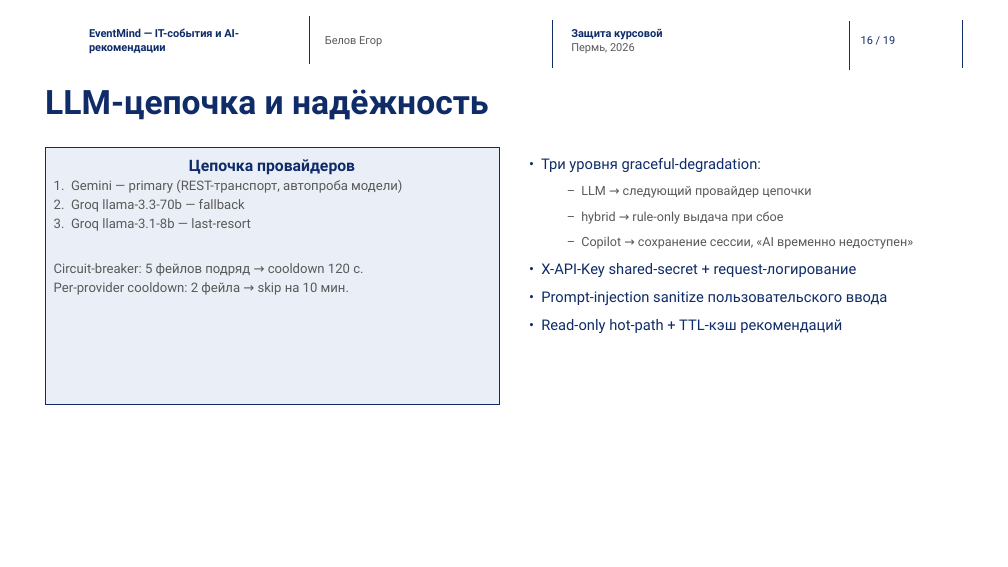
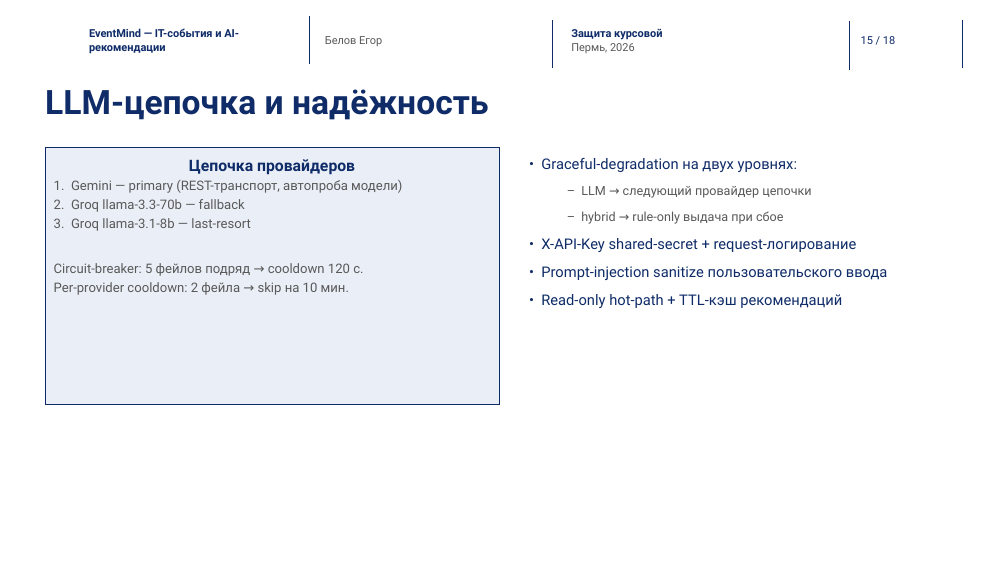
Before and after one commit to EgorBelov/event_mind, a slide deck: slide 15 of docs/Презентация_защита_EventMind.pptx (slide 16 before the commit). Drawn at 1008x567 pixels with LibreOffice and Linux fonts; fonts in the diff are those of the drawing; background and template pictures are left out. Boxes give left, top, right and bottom in pixels: in the first picture for what was removed or moved away, otherwise in the second. Text is boxed around its words. In the diff, an @@ line names an element or a change of style, - is before the commit and + after.

```diff
--- a/docs/Презентация_защита_EventMind.pptx
+++ b/docs/Презентация_защита_EventMind.pptx
@@ page number at bbox=[861, 36, 895, 44]: text changed @@
-16 / 19
+15 / 18
@@ text at bbox=[541, 158, 797, 172]: text changed @@
-• Три уровня graceful-degradation:
+• Graceful-degradation на двух уровнях:
@@ text at bbox=[581, 236, 913, 249]: paragraph removed @@
-  – Copilot → сохранение сессии, «AI временно недоступен»
```
Also in this commit, not shown: 6 other slides changed, 1 slide removed, 3 other files.
